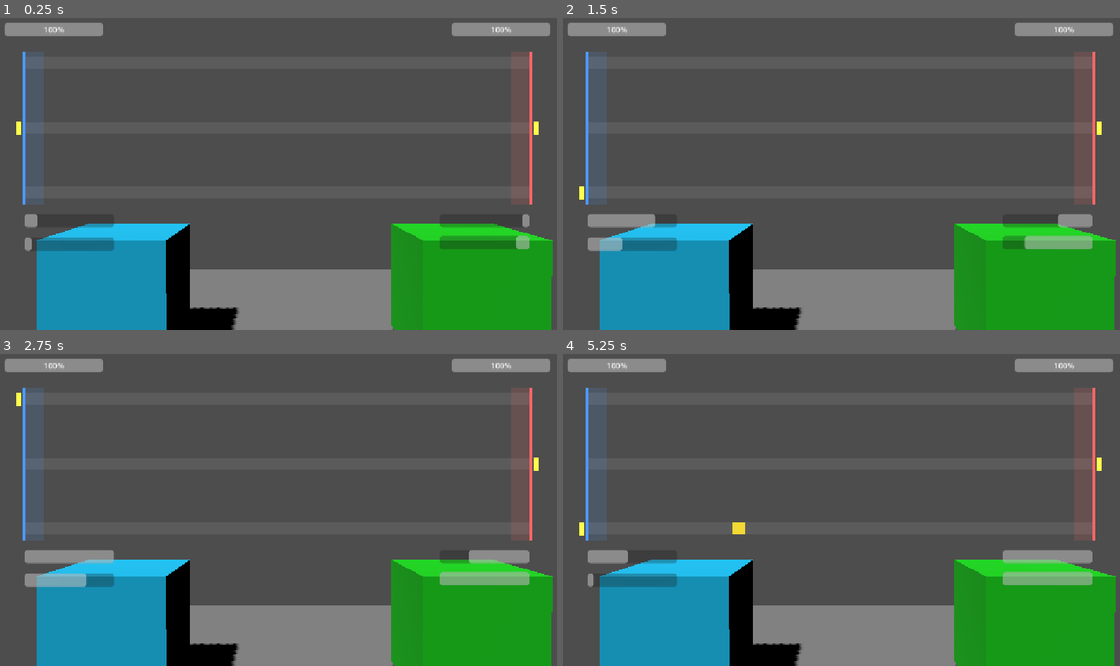
Above: before the commit, frames 1-4 (two rows, left to right).
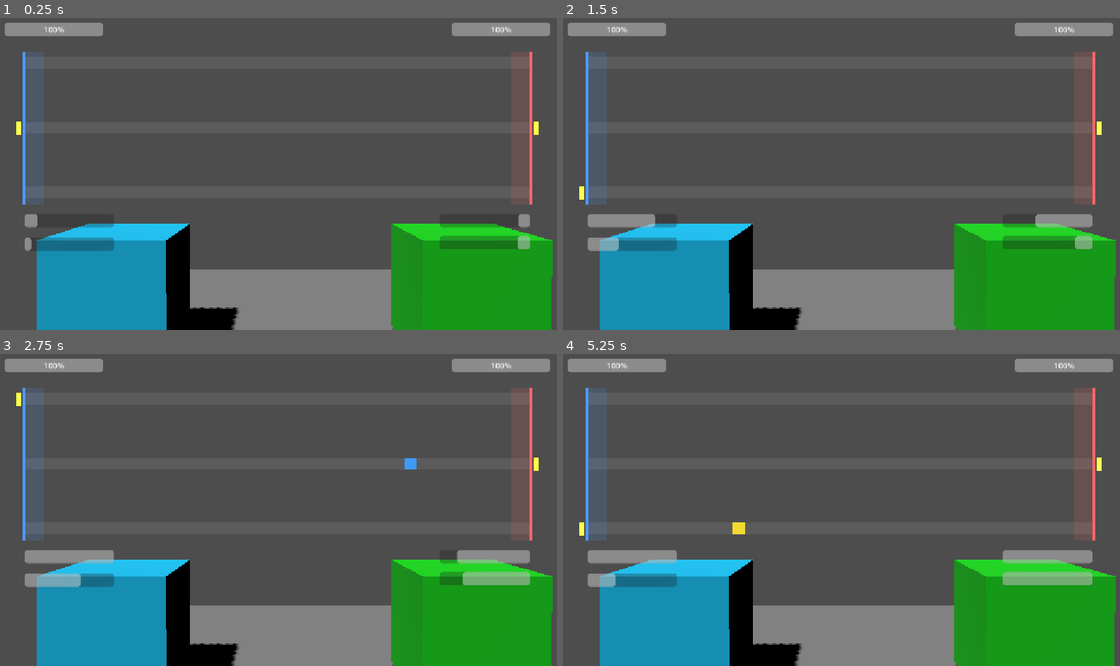
Above: after the commit, the same moments.

Repository: Raphael-Gregori/JamJam
Game: Godot game, scene res://main_scene.tscn
Two runs of this game, one before a commit and one after it. Both use one fixed random seed, a clock stepped at 60 frames per second and the inputs below.
Inputs:
- Up to frame 1 (0.25 s): no input
- Up to frame 2 (1.5 s): hold W (lane_select_up) 0.53-1.28 s; hold Left (P2_combat_action_fast) 0.53-1.28 s; hold S (lane_select_down) from 1.28 s (still down); tap Keypad 0 (P2_combat_dodge) at 1.35 s
- Up to frame 3 (2.75 s): release S (lane_select_down) at 2.03 s; hold W (lane_select_up) from 2.03 s (still down); hold Right (P2_combat_parry) from 2.03 s (still down)
- Up to frame 4 (5.25 s): release Right (P2_combat_parry) at 2.78 s; tap Down (P2_lane_select_down) at 2.85 s; release W (lane_select_up) at 3.53 s; hold Keypad 8 (P2_lane_select_up) 3.53-4.28 s; hold S (lane_select_down) from 3.53 s (still down); tap D (combat_action_fast) at 4.35 s; hold Space (combat_dodge) from 5.03 s (still down)

The runs differ from the first frame. In frame 1, less than 0.1% of the frame differs, in the area x 5-96%, y 62-75%; in frame 2, 0.6%, in the area x 9-93%, y 62-75%; in frame 3, 0.4%; in frame 4, 0.6%.

Commit message:
add global stats TODO : Need to wire it all to P1 and P2 current stats with a getter setter

Diff:
--- a/jamjam_godot_project/nouveau-projet-de-jeu/Script/Unit_STATs/P1_stats.tres
+++ b/jamjam_godot_project/nouveau-projet-de-jeu/Script/Unit_STATs/P1_stats.tres
@@ -6,5 +6,4 @@
 script = ExtResource("1_vnat5")
 _DODGE_MAX = 3.0
 _DODGE_COST = 3.0
-_REGEN_DODGE = 0.75
 metadata/_custom_type_script = "uid://voislg2nlw1r"
--- a/jamjam_godot_project/nouveau-projet-de-jeu/Script/Unit_STATs/P2_stats.tres
+++ b/jamjam_godot_project/nouveau-projet-de-jeu/Script/Unit_STATs/P2_stats.tres
@@ -1,4 +1,4 @@
-[gd_resource type="Resource" script_class="UnitStats" format=3]
+[gd_resource type="Resource" script_class="UnitStats" format=3 uid="uid://csujsv4ijd551"]
 
 [ext_resource type="Script" uid="uid://voislg2nlw1r" path="res://Script/stats.gd" id="1_vnat5"]
 
--- a/jamjam_godot_project/nouveau-projet-de-jeu/Script/p_1.gd
+++ b/jamjam_godot_project/nouveau-projet-de-jeu/Script/p_1.gd
@@ -2,7 +2,8 @@
 
 @export var _STATS: UnitStats
 
-### Runtime charge pools - start/regen/max/cost all come from _STATS; these
+### Runtime charge pools - start comes from _STATS; regen/max are ticked by
+### turn.gd's _process (Global baseline + this unit's _STATS bonus). These
 ### are the only per-instance mutable values, so they stay on the node
 ### instead of the (potentially shared) UnitStats resource.
 @export var _CURRENT_HP = 15
@@ -13,12 +14,6 @@
 # Called when the node enters the scene tree for the first time.
 func _ready() -> void:
 	_CURRENT_HP = minf(_STATS._START_HP, _STATS._HP_MAX)
-
-
-# Called every frame. 'delta' is the elapsed time since the previous frame.
-func _process(delta: float) -> void:
-	_CURRENT_ATK = min(_CURRENT_ATK + _STATS._REGEN_ATK * delta, _STATS._ATK_MAX)
-	_CURRENT_DODGE = min(_CURRENT_DODGE + _STATS._REGEN_DODGE * delta, _STATS._DODGE_MAX)
 
 
 func _take_damage(damage: float):
--- a/jamjam_godot_project/nouveau-projet-de-jeu/Script/p_2.gd
+++ b/jamjam_godot_project/nouveau-projet-de-jeu/Script/p_2.gd
@@ -2,7 +2,8 @@
 
 @export var _STATS: UnitStats
 
-### Runtime charge pools - start/regen/max/cost all come from _STATS; these
+### Runtime charge pools - start comes from _STATS; regen/max are ticked by
+### turn.gd's _process (Global baseline + this unit's _STATS bonus). These
 ### are the only per-instance mutable values, so they stay on the node
 ### instead of the (potentially shared) UnitStats resource.
 @export var _CURRENT_HP = 15
@@ -13,12 +14,6 @@
 # Called when the node enters the scene tree for the first time.
 func _ready() -> void:
 	_CURRENT_HP = minf(_STATS._START_HP, _STATS._HP_MAX)
-
-
-# Called every frame. 'delta' is the elapsed time since the previous frame.
-func _process(delta: float) -> void:
-	_CURRENT_ATK = min(_CURRENT_ATK + _STATS._REGEN_ATK * delta, _STATS._ATK_MAX)
-	_CURRENT_DODGE = min(_CURRENT_DODGE + _STATS._REGEN_DODGE * delta, _STATS._DODGE_MAX)
 
 
 func _take_damage(damage: float):
--- a/jamjam_godot_project/nouveau-projet-de-jeu/Script/stats.gd
+++ b/jamjam_godot_project/nouveau-projet-de-jeu/Script/stats.gd
@@ -1,41 +1,50 @@
 extends Resource
 class_name UnitStats
 
+## Force
+##Force that will be used to damage
+@export var _FORCE = 1
+## Agility of the unit.
+@export var _AGILITY = 1
+## Speed of the unit.
+## it change the regen of the dodge regeneration
+@export var _SPEED = 350
 
-### HP of the player.
+## HP of the player.
 @export var _HP_MAX = 15
 @export var _REGEN_ATK = 0.5
 @export var _START_HP = 15
 
-### Dodge charge: regenerates at _REGEN_DODGE units/sec, dodge fires (and
+## Dodge charge: regenerates at _REGEN_DODGE units/sec, dodge fires (and
 ## consumes the charge) once it reaches _DODGE_COST.
 @export var _DODGE_MAX = 1.0
-### How much of the dodge charge a dodge consumes. Defaults to _DODGE_MAX so
+## How much of the dodge charge a dodge consumes. Defaults to _DODGE_MAX so
 ## behavior is unchanged (must be full to fire) until tuned in the Inspector.
 @export var _DODGE_COST = 1.0
 
-### How close (in px) an enemy action must be to this unit's hitbox for a
+## How close (in px) an enemy action must be to this unit's hitbox for a
 ## dodge to nullify it. Also sizes the DodgeZone visual in main_scene.tscn.
 @export var _DODGE_RANGE = 40.0
 
-### Force
-##Force that will be used to damage
-@export var _FORCE = 1
 
-### Speed of the unit.
-@export var _SPEED = 350
 
-### ATK charge
+## ATK charge
 ## regenerates at _REGEN_ATK units/sec, attack fires (and consumes the charge) once it reaches its own action cost.
 @export var _ATK_MAX = 1.0
 
 ### Per-action ATK costs. Defaults to _ATK_MAX so behavior is unchanged
-## (must be full to fire, fully consumed) until tuned in the Inspector -
+## :(must be full to fire, fully consumed) until tuned in the Inspector -
 ## a cheaper action can then fire before the bar is completely full and
 ## leaves the remainder banked instead of resetting to 0.
 @export var _FAST_COST = 1.0
 @export var _PARRY_COST = 1.0
 
-### Agility of the unit.
-@export var _AGILITY = 1
-@export var _REGEN_DODGE = 0.5
+
+
+
+const _REGEN_DODGE_PER_SPEED = 1.0 / 700.0
+### Dodge regen is derived from _SPEED (rather than tuned independently) so a
+## unit's mobility stat drives both its movement and how fast it can dodge
+## again. Tune dodge regen per-unit via _SPEED, not this constant.
+var _REGEN_DODGE: float:
+	get: return _SPEED * _REGEN_DODGE_PER_SPEED
--- a/jamjam_godot_project/nouveau-projet-de-jeu/Script/turn.gd
+++ b/jamjam_godot_project/nouveau-projet-de-jeu/Script/turn.gd
@@ -91,16 +91,65 @@
 	enemy_hp_bar.max_value = enemy_unit._STATS._HP_MAX
 	player_hp_bar.value = player_unit._CURRENT_HP
 	enemy_hp_bar.value = enemy_unit._CURRENT_HP
-	player_atk_bar.max_value = player_unit._STATS._ATK_MAX
-	enemy_atk_bar.max_value = enemy_unit._STATS._ATK_MAX
+	player_atk_bar.max_value = _atk_max(player_unit)
+	enemy_atk_bar.max_value = _atk_max(enemy_unit)
 	player_atk_bar.value = player_unit._CURRENT_ATK
 	enemy_atk_bar.value = enemy_unit._CURRENT_ATK
-	player_dodge_bar.max_value = player_unit._STATS._DODGE_MAX
-	enemy_dodge_bar.max_value = enemy_unit._STATS._DODGE_MAX
+	player_dodge_bar.max_value = _dodge_max(player_unit)
+	enemy_dodge_bar.max_value = _dodge_max(enemy_unit)
 	player_dodge_bar.value = player_unit._CURRENT_DODGE
 	enemy_dodge_bar.value = enemy_unit._CURRENT_DODGE
 	result_label.visible = false
 	enemy_lane_selector.visible = enemy_human_controlled
+
+
+# --- Helpers: per-unit "final" stat values ---------------------------------
+# One helper per _STATS value read anywhere in this file. Where a matching
+# global_stats constant exists, the final value is global_stats's shared baseline + the
+# unit's own _STATS bonus (tune both players at once via global_stats, or one
+# unit's standout trait via its _STATS resource); otherwise it just exposes
+# the raw _STATS value under a consistent name. _atk_max/_atk_regen/
+# _dodge_max/_dodge_regen are already wired into _ready()/_process() - the
+# rest are not wired into any call site yet.
+func _hp_max(unit: MeshInstance3D) -> float:
+	return unit._STATS._HP_MAX
+
+func _start_hp(unit: MeshInstance3D) -> float:
+	return unit._STATS._START_HP
+
+func _damage(unit: MeshInstance3D) -> float:
+	return global_stats._CONST_DAMAGE + unit._STATS._FORCE
+
+func _speed(unit: MeshInstance3D) -> float:
+	return global_stats._CONST_SPEED_ACTIONS + unit._STATS._SPEED
+
+func _atk_max(unit: MeshInstance3D) -> float:
+	return global_stats._CONST_PA_GAUGE + unit._STATS._ATK_MAX
+
+func _atk_regen(unit: MeshInstance3D) -> float:
+	return global_stats._CONST_PA_REGEN + unit._STATS._REGEN_ATK
+
+func _fast_cost(unit: MeshInstance3D) -> float:
+	return unit._STATS._FAST_COST
+
+func _parry_cost(unit: MeshInstance3D) -> float:
+	return unit._STATS._PARRY_COST
+
+func _agility(unit: MeshInstance3D) -> float:
+	return unit._STATS._AGILITY
+
+func _dodge_range(unit: MeshInstance3D) -> float:
+	return global_stats._CONST_DODGE_RANGE + unit._STATS._DODGE_RANGE
+
+func _dodge_max(unit: MeshInstance3D) -> float:
+	return global_stats._CONST_DODGE_RANGE_GAUGE + unit._STATS._DODGE_MAX
+
+func _dodge_regen(unit: MeshInstance3D) -> float:
+	return global_stats._CONST_DODGE_BASE_REGEN + unit._STATS._REGEN_DODGE
+
+func _dodge_cost(unit: MeshInstance3D) -> float:
+	return unit._STATS._DODGE_COST
+
 
 # Lay out the 3 lanes and the two edge thresholds from the current viewport size,
 # then push those positions/sizes onto the actual lane/hitbox nodes.
@@ -279,6 +328,12 @@
 		_update_actions(delta)
 		player_flash_t = max(player_flash_t - delta, 0.0)
 		enemy_flash_t = max(enemy_flash_t - delta, 0.0)
+	# Regen ticks here (global_stats base + unit _STATS) instead of in p_1.gd/p_2.gd's
+	# own _process, so global_stats stays the single place to rebalance both units.
+	player_unit._CURRENT_ATK = min(player_unit._CURRENT_ATK + _atk_regen(player_unit) * delta, _atk_max(player_unit))
+	enemy_unit._CURRENT_ATK = min(enemy_unit._CURRENT_ATK + _atk_regen(enemy_unit) * delta, _atk_max(enemy_unit))
+	player_unit._CURRENT_DODGE = min(player_unit._CURRENT_DODGE + _dodge_regen(player_unit) * delta, _dodge_max(player_unit))
+	enemy_unit._CURRENT_DODGE = min(enemy_unit._CURRENT_DODGE + _dodge_regen(enemy_unit) * delta, _dodge_max(enemy_unit))
 	player_atk_bar.value = player_unit._CURRENT_ATK
 	enemy_atk_bar.value = enemy_unit._CURRENT_ATK
 	player_dodge_bar.value = player_unit._CURRENT_DODGE
--- /dev/null
+++ b/jamjam_godot_project/nouveau-projet-de-jeu/global_stats.gd
@@ -0,0 +1,21 @@
+extends Node
+class_name Global_stats
+
+
+@export var _CONST_DAMAGE = 1.0
+@export var _CONST_DEFENSE_ZONE = 0.3
+@export var _CONST_PA_GAUGE = 2.0
+
+
+@export var _CONST_PA_REGEN = 1.0
+
+@export var _CONST_SPEED_ACTIONS = 400
+
+
+@export var _CONST_DODGE_RANGE = 52.0
+
+
+@export var _CONST_DODGE_RANGE_GAUGE = 1.0
+
+
+@export var _CONST_DODGE_BASE_REGEN = 0.4
--- a/jamjam_godot_project/nouveau-projet-de-jeu/main_scene.tscn
+++ b/jamjam_godot_project/nouveau-projet-de-jeu/main_scene.tscn
@@ -4,7 +4,8 @@
 [ext_resource type="Resource" uid="uid://73fxw6pj8fnc" path="res://Script/Unit_STATs/P1_stats.tres" id="2_d5x1h"]
 [ext_resource type="Script" uid="uid://lmtheqghinio" path="res://Script/p_2.gd" id="2_gyfs4"]
 [ext_resource type="Script" uid="uid://doj13ka3wtnq4" path="res://Script/turn.gd" id="2_turn"]
-[ext_resource type="Resource" path="res://Script/Unit_STATs/P2_stats.tres" id="3_p2stats"]
+[ext_resource type="Resource" uid="uid://csujsv4ijd551" path="res://Script/Unit_STATs/P2_stats.tres" id="3_p2stats"]
+[ext_resource type="Script" uid="uid://db44cdwi3wlcp" path="res://global_stats.gd" id="6_hq1ik"]
 
 [sub_resource type="BoxMesh" id="BoxMesh_14and"]
 
@@ -80,6 +81,13 @@
 grow_vertical = 2
 mouse_filter = 2
 script = ExtResource("2_turn")
+lane_count = null
+lane_margin = null
+lane_height = null
+lane_area_top_ratio = null
+lane_area_bottom_ratio = null
+player_unit_path = null
+enemy_unit_path = null
 
 [node name="Lane0" type="ColorRect" parent="CombatHUD/Root" unique_id=2001000006]
 layout_mode = 0
@@ -236,3 +244,6 @@
 offset_bottom = 483.0
 fill_mode = 1
 show_percentage = false
+
+[node name="Global_stats" type="Node3D" parent="." unique_id=668874312]
+script = ExtResource("6_hq1ik")
--- a/jamjam_godot_project/nouveau-projet-de-jeu/project.godot
+++ b/jamjam_godot_project/nouveau-projet-de-jeu/project.godot
@@ -14,6 +14,10 @@
 run/main_scene="uid://h6xo0ity208q"
 config/features=PackedStringArray("4.7", "Forward Plus")
 config/icon="res://icon.svg"
+
+[autoload]
+
+global_stats="*uid://db44cdwi3wlcp"
 
 [display]
 
Not shown, added: jamjam_godot_project/nouveau-projet-de-jeu/global_stats.gd.uid
